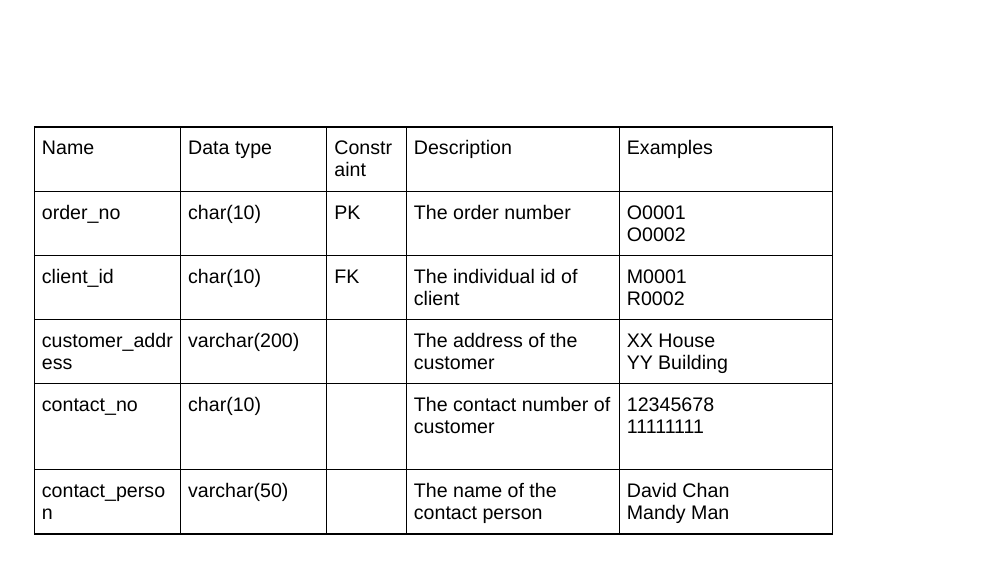
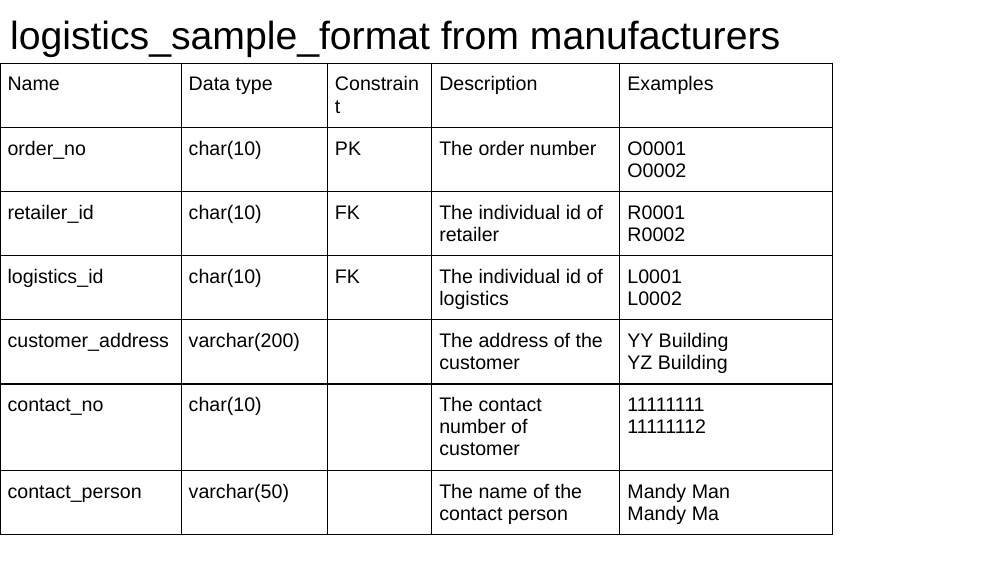
Before and after one commit to cu302cemgp3/302CEM, a slide deck: slide 2 of Data Interface Layout/logistics_standard_ppt.pptx. Drawn at 1008x567 pixels with LibreOffice and Linux fonts; fonts in the diff are those of the drawing. Boxes give left, top, right and bottom in pixels: in the first picture for what was removed or moved away, otherwise in the second. Text is boxed around its words. In the diff, an @@ line names an element or a change of style, - is before the commit and + after.

Commit message:
Logistic_Update_2019021501

```diff
--- a/Data Interface Layout/logistics_standard_ppt.pptx
+++ b/Data Interface Layout/logistics_standard_ppt.pptx
@@ title added at (x1=10, y1=20, x2=780, y2=57), 28 pt, text #000000 @@
+logistics_sample_format from manufacturers
@@ table at (x1=0, y1=64, x2=834, y2=534) @@
-row 3: client_id | char(10) | FK | The individual id of client | M0001 / R0002
-row 4: customer_address | varchar(200) |  | The address of the customer | XX House YY Building
-row 5: contact_no | char(10) |  | The contact number of customer | 12345678 / 11111111
-row 6: contact_person | varchar(50) |  | The name of the contact person | David Chan / Mandy Man
+row 3: retailer_id | char(10) | FK | The individual id of retailer | R0001 / R0002
+row 4: logistics_id | char(10) | FK | The individual id of logistics | L0001 / L0002
+row 5: customer_address | varchar(200) |  | The address of the customer | YY Building / YZ Building
+row 6: contact_no | char(10) |  | The contact number of customer | 11111111 / 11111112
+row 7: contact_person | varchar(50) |  | The name of the contact person | Mandy Man / Mandy Ma
@@ table resized from (x1=34, y1=127, x2=832, y2=553) to (x1=0, y1=64, x2=834, y2=534) @@
```
Also in this commit, not shown: 1 other slide changed, 4 slides added, 6 other files.
